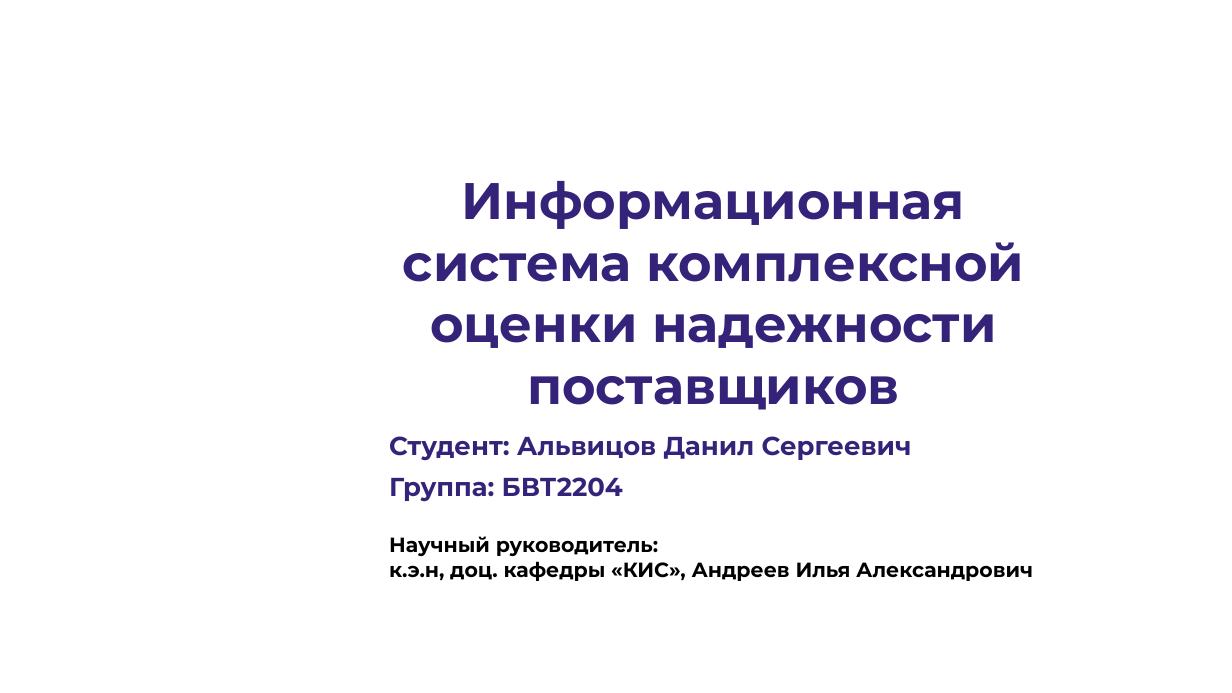
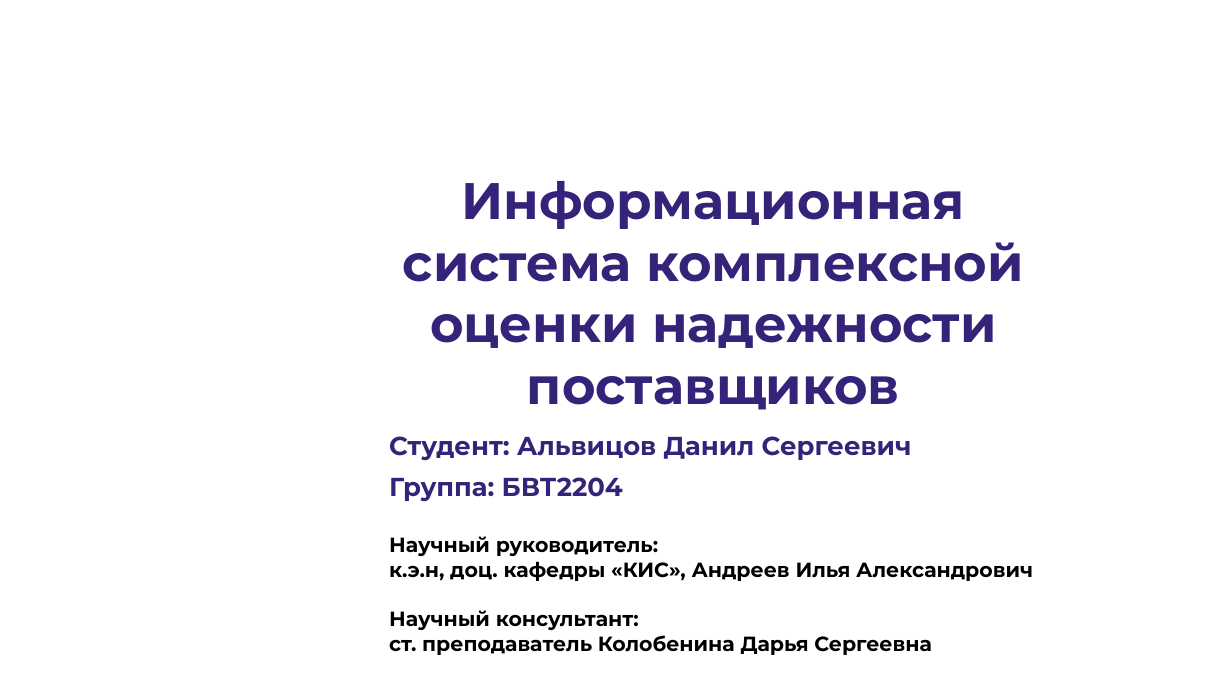
Before and after one commit to lilvolcanointhenighttime/diplom, a slide deck: slide 1 of Презентация.pptx. Drawn at 1232x693 pixels with LibreOffice and Linux fonts; fonts in the diff are those of the drawing; background and template pictures are left out. Boxes give left, top, right and bottom in pixels: in the first picture for what was removed or moved away, otherwise in the second. Text is boxed around its words. In the diff, an @@ line names an element or a change of style, - is before the commit and + after.

```diff
--- a/Презентация.pptx
+++ b/Презентация.pptx
@@ text at bbox=[389, 610, 932, 655]: paragraphs added @@
+Научный консультант:
+ст. преподаватель Колобенина Дарья Сергеевна
```
Also in this commit, not shown: 3 other slides changed, 4 slides added, 4 slides removed, 2 other files.
